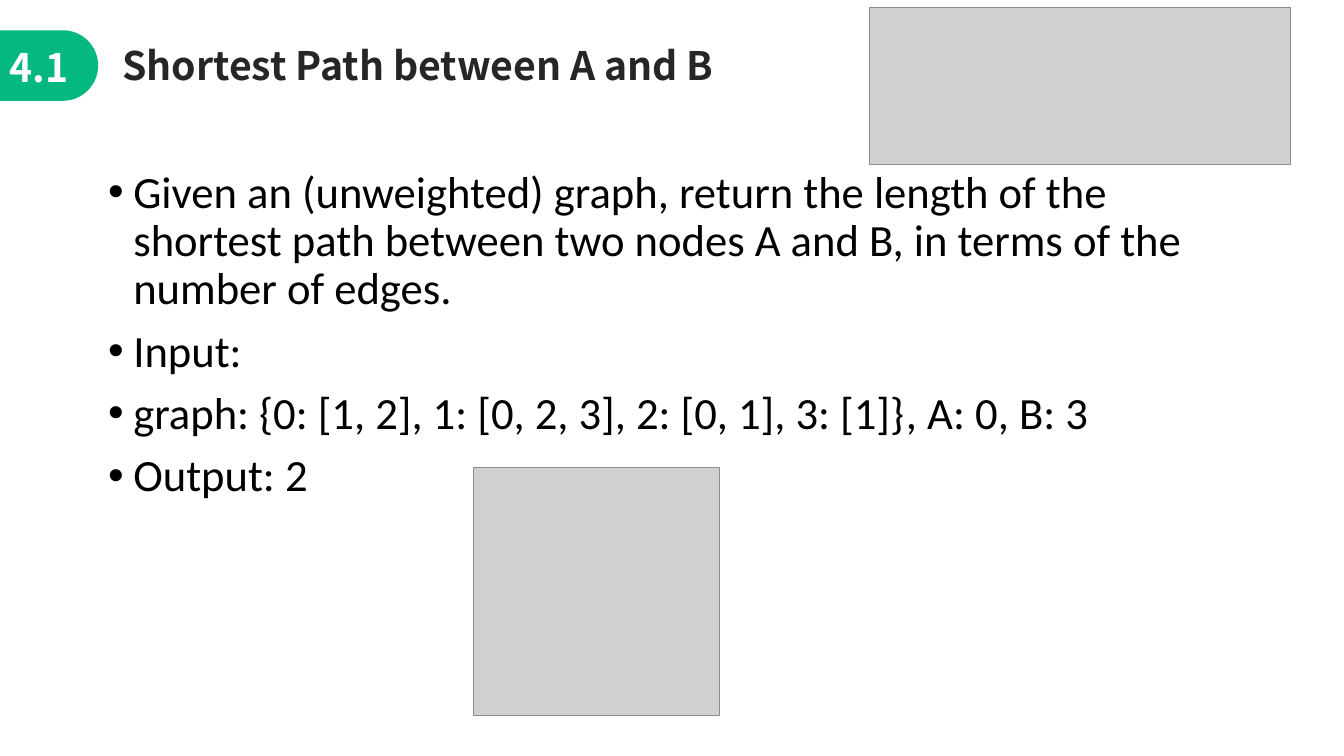
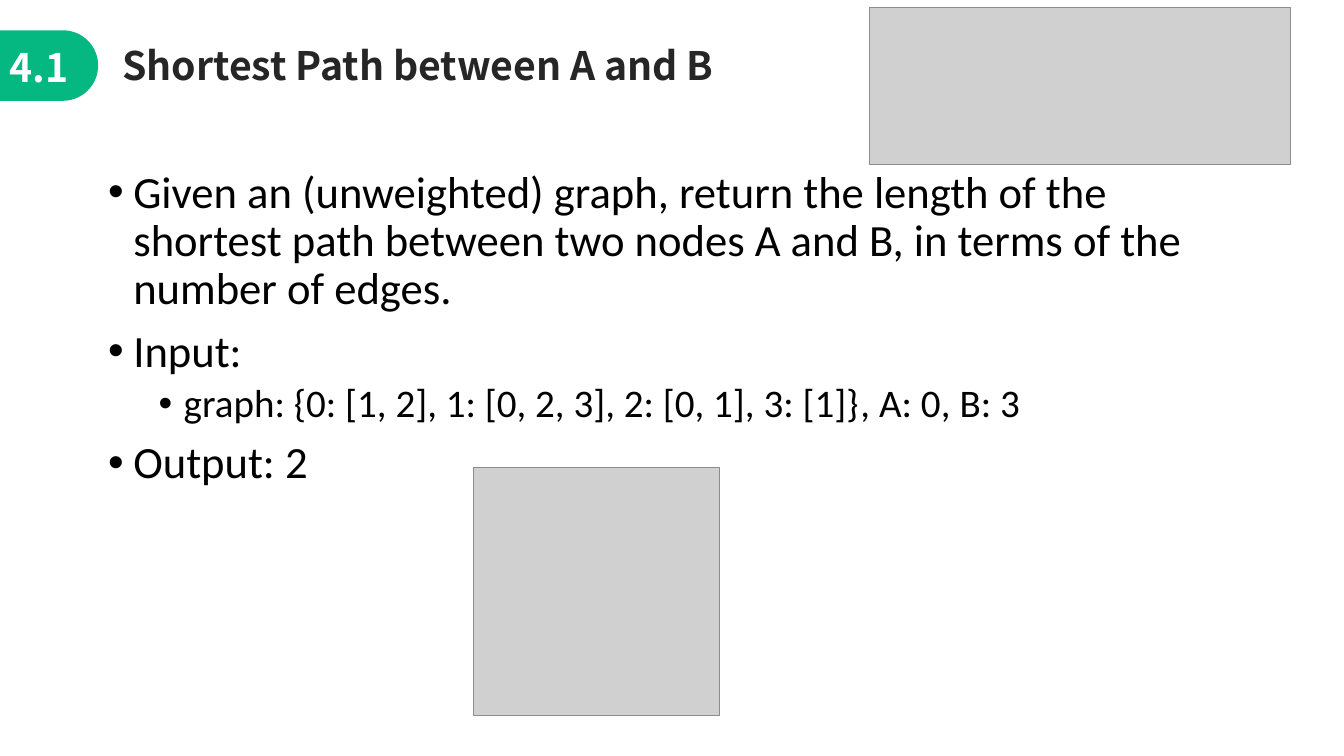
Before and after one commit to jimmyyih518/DSA2022Fall, a slide deck: slide 31 of week7/week7_slides.pptx (slide 30 before the commit). Drawn at 1344x756 pixels with LibreOffice and Linux fonts; fonts in the diff are those of the drawing; grey boxes stand for pictures. Boxes give left, top, right and bottom in pixels: in the first picture for what was removed or moved away, otherwise in the second. Text is boxed around its words. In the diff, an @@ line names an element or a change of style, - is before the commit and + after.

```diff
--- a/week7/week7_slides.pptx
+++ b/week7/week7_slides.pptx
@@ text at <box>184,388,1020,424</box>: size 31.9 to 27.9 pt in "graph: {0: [1, 2], 1: [0, 2, ..."; list level 1 to 2 in "graph: {0: [1, 2], 1: ..." @@
```
Also in this commit, not shown: 10 other slides changed, 1 slide added.
